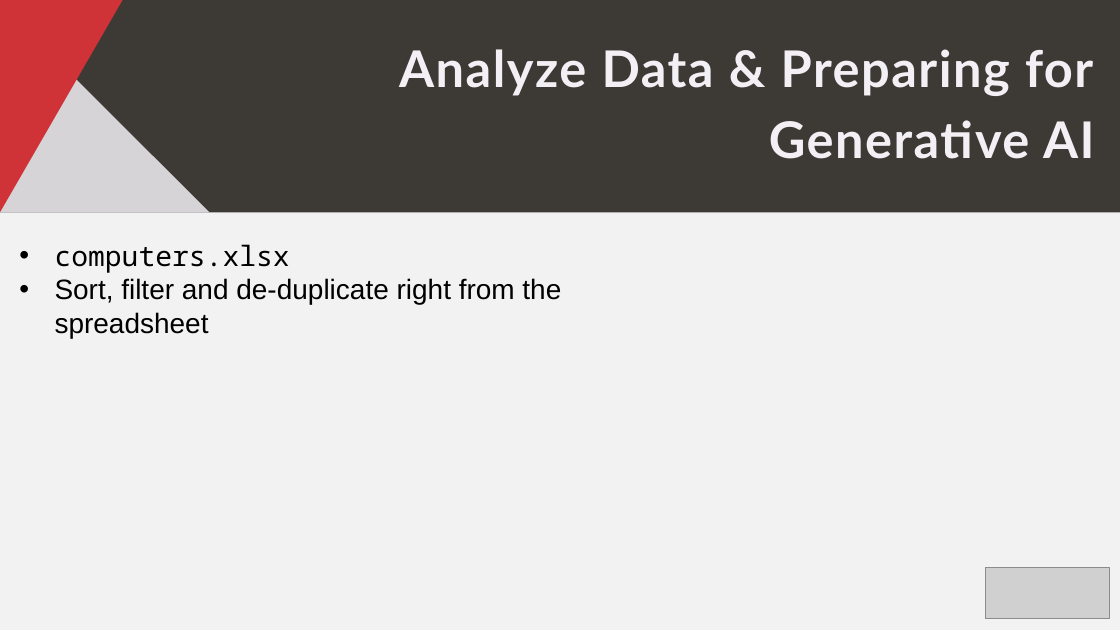
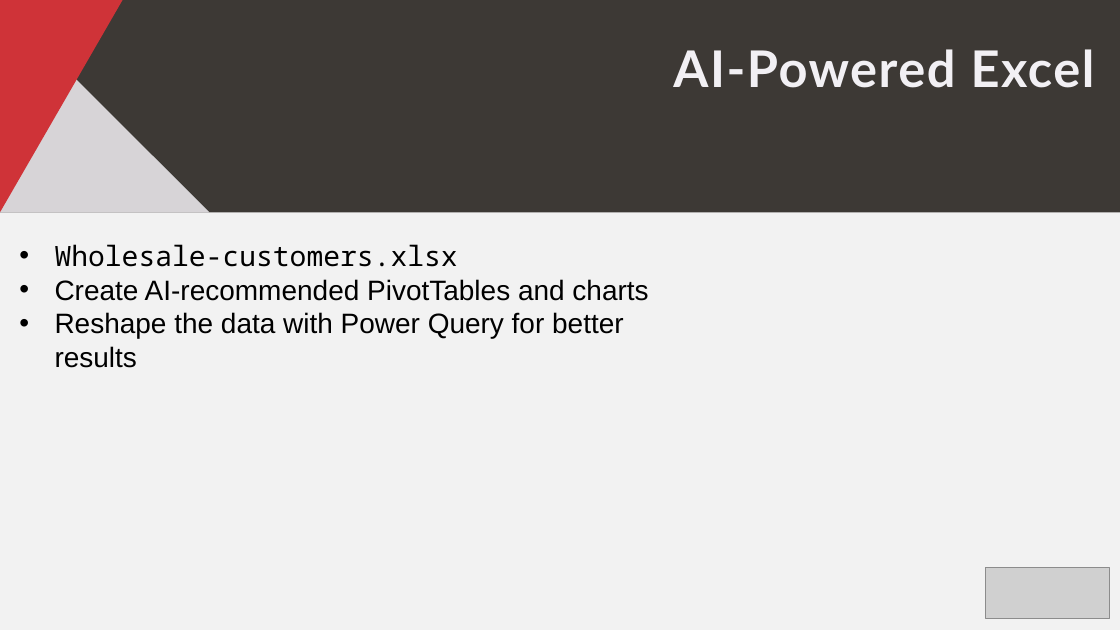
Before and after one commit to stringfestdata/maxl-ddcle-2023, a slide deck: slide 10 of maxl-ddcle-2023.pptx (slide 11 before the commit). Drawn at 1120x630 pixels with LibreOffice and Linux fonts; fonts in the diff are those of the drawing; grey boxes stand for pictures. Boxes give left, top, right and bottom in pixels: in the first picture for what was removed or moved away, otherwise in the second. Text is boxed around its words. In the diff, an @@ line names an element or a change of style, - is before the commit and + after.

```diff
--- a/maxl-ddcle-2023.pptx
+++ b/maxl-ddcle-2023.pptx
@@ text at bbox=[673, 49, 1095, 88]: text changed @@
-Analyze Data & Preparing for Generative AI
+AI-Powered Excel
@@ text at bbox=[55, 244, 648, 338]: text changed @@
-• computers.xlsx
-• Sort, filter and de-duplicate right from the spreadsheet
+• Wholesale-customers.xlsx
+• Create AI-recommended PivotTables and charts
+• Reshape the data with Power Query for better results
```
Also in this commit, not shown: 2 other slides changed, 1 slide removed, 2 other files.
